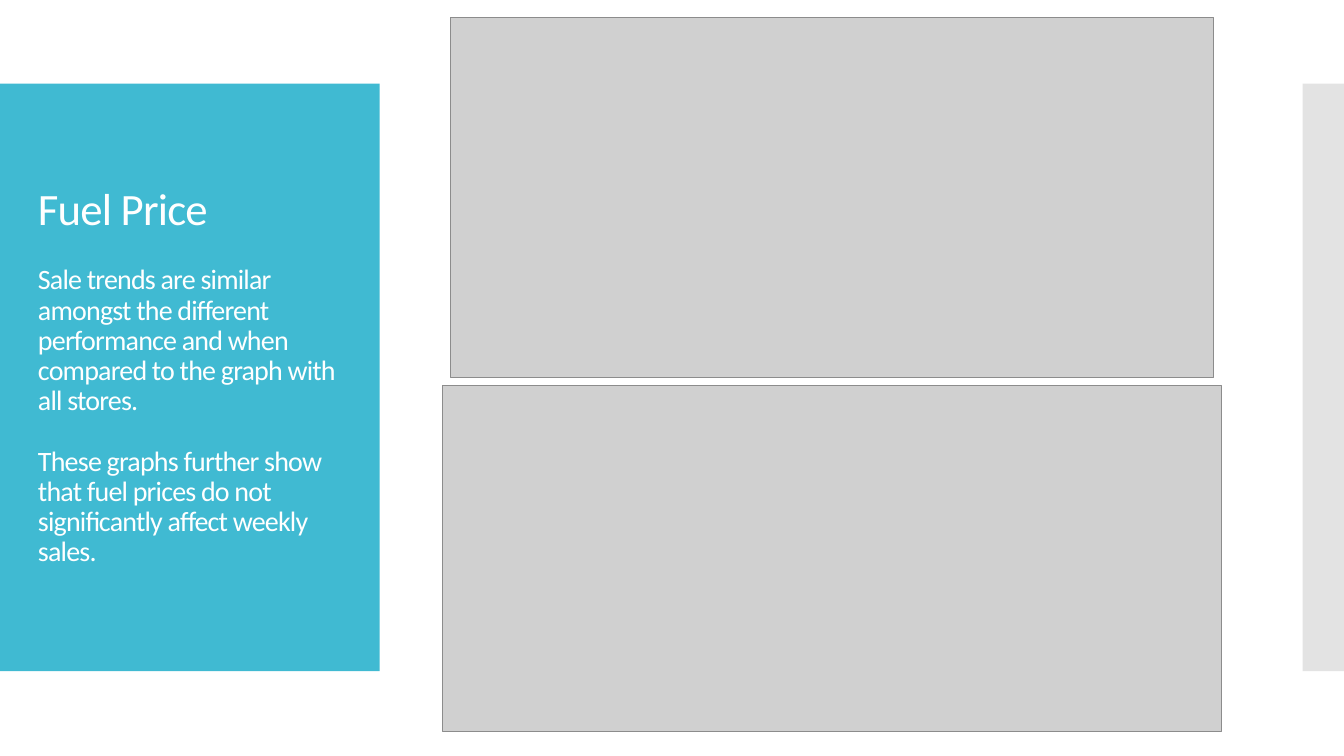
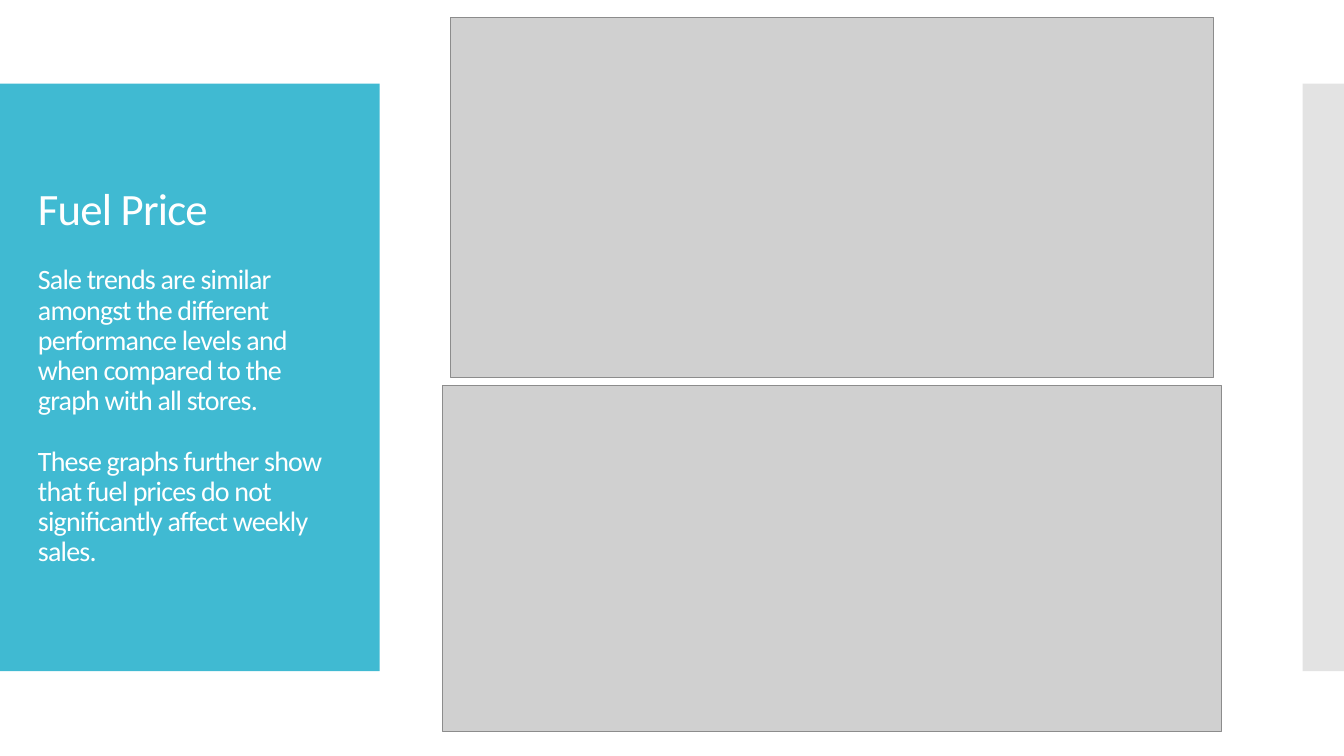
Before and after one commit to mleggett25/Walmart-Sales-Analysis, a slide deck: slide 14 of Walmart Sales Analysis.pptx (slide 15 before the commit). Drawn at 1344x756 pixels with LibreOffice and Linux fonts; fonts in the diff are those of the drawing; grey boxes stand for pictures. Boxes give left, top, right and bottom in pixels: in the first picture for what was removed or moved away, otherwise in the second. Text is boxed around its words. In the diff, an @@ line names an element or a change of style, - is before the commit and + after.

```diff
--- a/Walmart Sales Analysis.pptx
+++ b/Walmart Sales Analysis.pptx
@@ title at (38, 194, 322, 561): text changed @@
-Fuel Price
-Sale trends are similar amongst the different performance and when compared to the graph with all stores.
-These graphs further show that fuel prices do not significantly affect weekly sales.
+Fuel Price
+Sale trends are similar amongst the different performance levels and when compared to the graph with all stores.
+These graphs further show that fuel prices do not significantly affect weekly sales.
```
Also in this commit, not shown: 15 other slides changed, 1 slide added, 6 other files.
